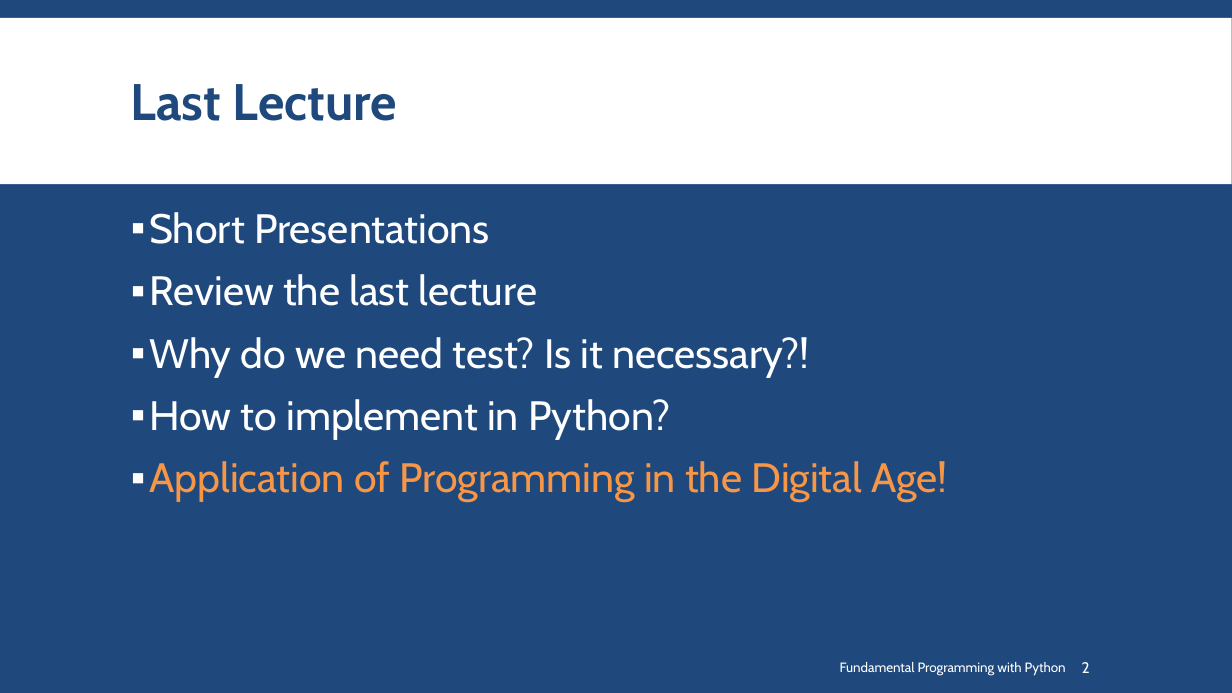
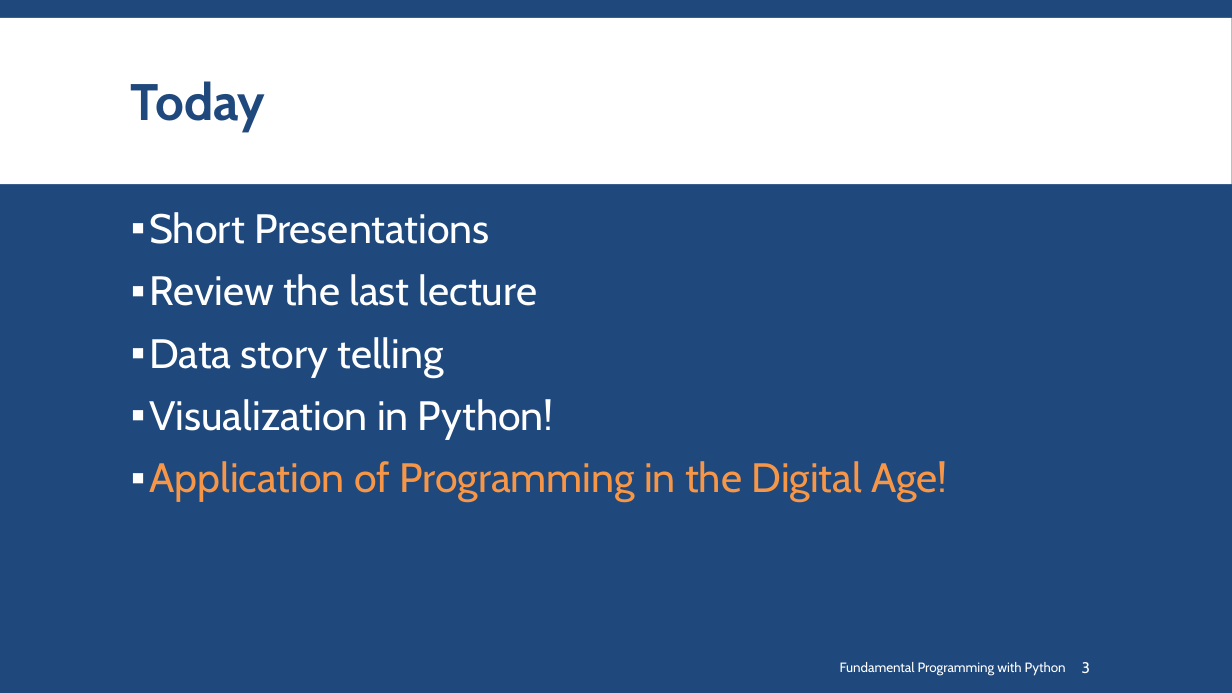
Before and after one commit to SharifPythonSpace/Course1401, a slide deck: slide 3 of Slide/17- Visualization for Presentation and better Understanding.pptx (slide 2 before the commit). Drawn at 1232x693 pixels with LibreOffice and Linux fonts; fonts in the diff are those of the drawing; background and template pictures are left out. Boxes give left, top, right and bottom in pixels: in the first picture for what was removed or moved away, otherwise in the second. Text is boxed around its words. In the diff, an @@ line names an element or a change of style, - is before the commit and + after.

```diff
--- a/Slide/17- Visualization for Presentation and better Understanding.pptx
+++ b/Slide/17- Visualization for Presentation and better Understanding.pptx
@@ title at box(131, 81, 266, 131): text changed @@
-Last Lecture
+Today
@@ text at box(149, 337, 554, 440): text changed @@
-▪ Why do we need test? Is it necessary?!
-▪ How to implement in Python?
+▪ Data story telling
+▪ Visualization in Python!
@@ page number at box(1082, 662, 1090, 673): text changed @@
-2
+3
```
Also in this commit, not shown: 6 other slides changed, 7 slides added.
